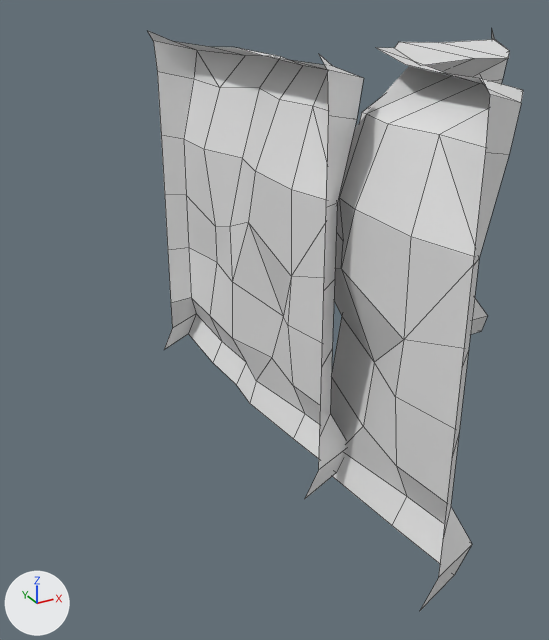
The FBX model Assets/Shahin/randomWallPieces.fbx: old version first, new version second.
The view is the same before and after, from a 50 mm camera at (-2.03, -4.07, 2.39) aimed at (0.0, -0.37, 0.54). Every picture has the same lights, and +X, +Y and +Z are marked at lower left. The picture after the commit comes second. Mesh edges are drawn as thin lines.

Objects in the first picture: 'Curve', 'Flat'.
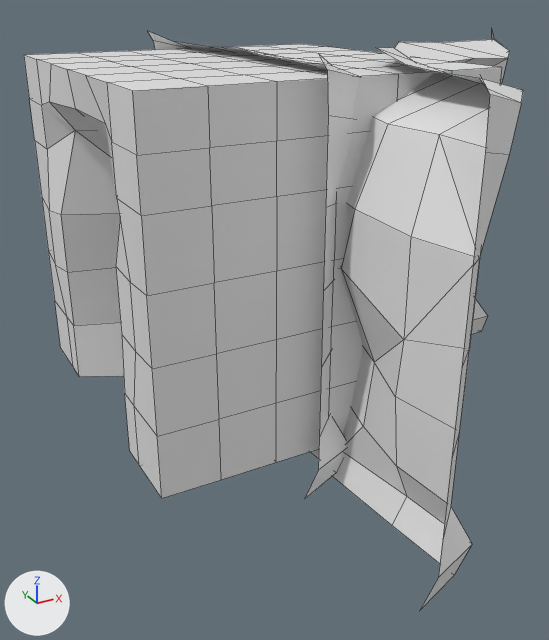
What changed in the scene script:
```text
Add me_cube:
    me_cube.from_pydata(...)  # 250 vertices, 248 faces; spans x -1.02..1.01, y -1.0..1.0, z 0.0..2.0
Add ob_cube:
    ob_cube = bpy.data.objects.new('Cube', me_cube)
    ob_cube.location = (0.0, 0.0, 0.0)
```

Where the change shows, as pixel boxes (x1, y1, x2, y2) in the pictures (549 x 640 px):
'Cube', added
    after: (24, 44, 502, 498)
'Flat', unchanged, covered by the edit
    before: (148, 31, 364, 500)
    after: (148, 31, 359, 500)
